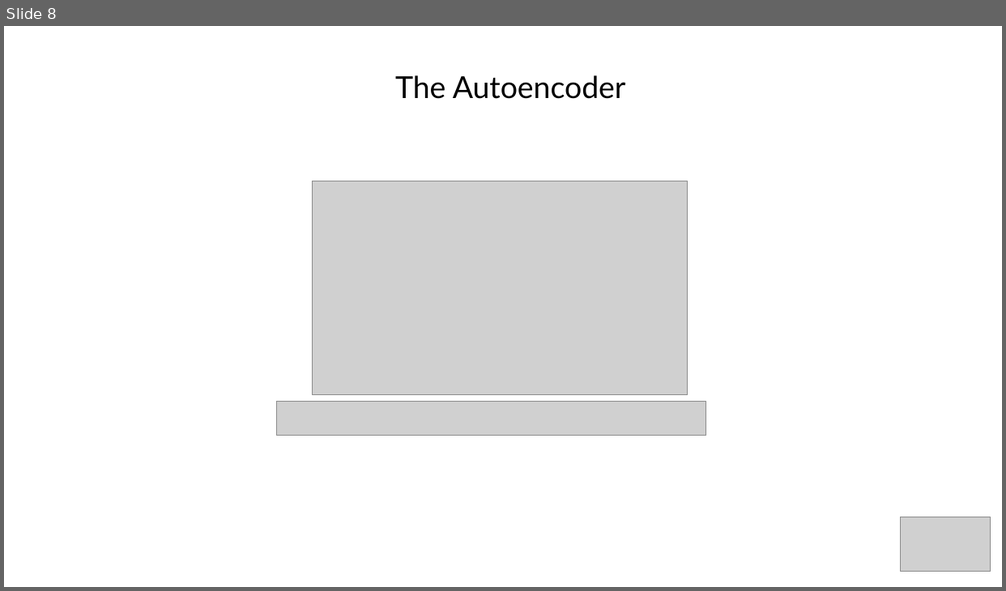
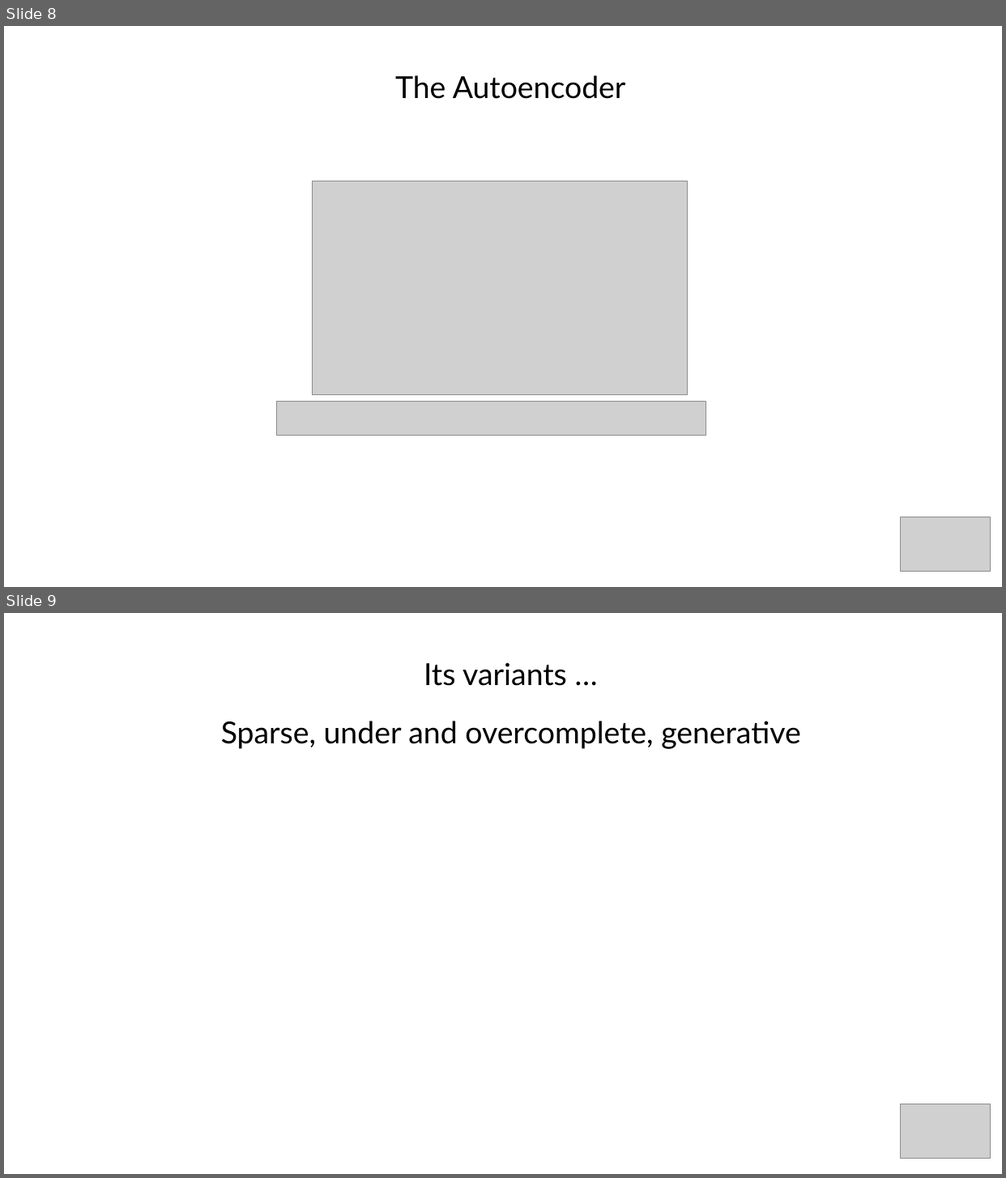
Before and after one commit to akinwilson/heed, a slide deck: representation-learning.odp. Shown one above the other, each under a label of ours: slide 8 before the commit, slides 8 and 9 after it. The pictures are 1006x591 and 1006x1178 pixels, drawn with LibreOffice and Linux fonts; fonts in the diff are those of the drawing; grey boxes stand for pictures. Boxes give left, top, right and bottom in pixels: in the first picture for what was removed or moved away, otherwise in the second. Text is boxed around its words. In the diff, an @@ line names an element or a change of style, - is before the commit and + after.

```diff
--- a/representation-learning.odp
+++ b/representation-learning.odp
@@ slide 9 added at (4, 613, 1002, 1174), background #FFFFFF @@
@@ title added at (424, 662, 567, 686), 28 pt, text #000000 @@
+Its variants …
@@ title added at (221, 721, 801, 749), 28 pt, text #000000 @@
+Sparse, under and overcomplete, generative
@@ picture added at (901, 1104, 991, 1159) @@
```
Also in this commit, not shown: 9 other slides added, 15 slides removed, 6 other files.
